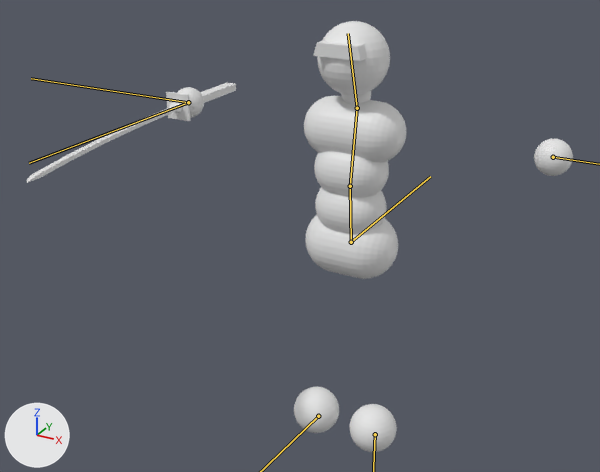
The glTF model assets/models/simple_combat_char.glb, before and after one commit.
Both versions are drawn from a 50 mm lens placed at (1.25, -2.66, 2.24), pointed at (-0.16, -0.1, 0.95). Arrows for +X, +Y and +Z are at lower left; the lights stay in place. The picture after the commit comes second. The bones that change are drawn over the model as lines.

In view in the first picture: 'Body', 'Sword'.
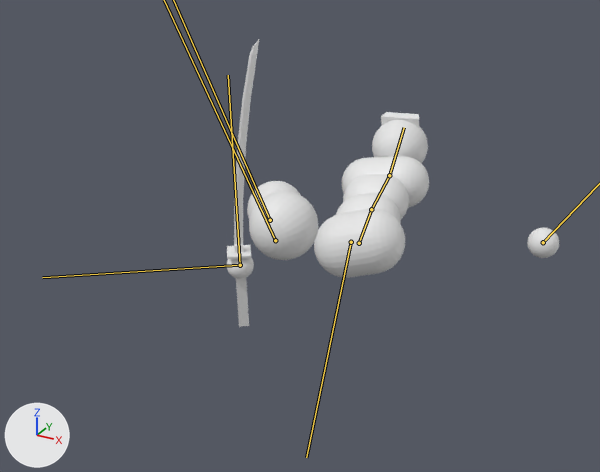
The newer file adds an action. The first version stands in its rest pose; the second is drawn at frame 10 of the action 'Jump_midair'.

Changed parts and their boxes [x1, y1, x2, y2] in the pictures (600 x 472 px):
'Body', posed (16% narrower, 61% shorter)
    before: [177, 21, 573, 452]
    after: [227, 112, 559, 279]
'Sword', posed (84% narrower, 185% taller)
    before: [27, 83, 236, 183]
    after: [227, 40, 259, 327]
bone 'Root bone', root to tip
    before: (351, 242) to (430, 176)
    after: (351, 242) to (306, 457)
bone 'Lower back', root to tip
    before: (351, 242) to (350, 186)
    after: (359, 243) to (371, 209)
bone 'Upper back', root to tip
    before: (350, 186) to (357, 108)
    after: (371, 209) to (389, 175)
bone 'Head', root to tip
    before: (357, 108) to (348, 33)
    after: (389, 175) to (404, 127)
bone 'Hand.R', root to tip
    before: (188, 102) to (31, 78)
    after: (240, 265) to (42, 277)
bone 'Sword attachment', root to tip
    before: (188, 102) to (29, 163)
    after: (240, 265) to (228, 75)

The edits, one by one:
Bone 'Root bone' (bone_root_bone) turns from (0, 0, 0) to (-114, 0, 0) degrees about its own x, y and z.
Bone 'Lower back' (bone_lower_back) moves from (0.0, 0.0, 0.0) to (0.0, 0.082, 0.008).
Bone 'Lower back' (bone_lower_back) turns from (0, 0, 0) to (-33, -20, -2) degrees about its own x, y and z.
Bone 'Upper back' (bone_upper_back) turns from (0, 0, 0) to (-11, 9, 2) degrees about its own x, y and z.
Bone 'Head' (bone_head) turns from (0, 0, 0) to (6, 7, 3) degrees about its own x, y and z.
Bone 'Hand.L' (bone_hand_l) moves from (0.0, 0.0, 0.0) to (-0.087, -0.081, -0.125).
Bone 'Hand.L' (bone_hand_l) turns from (0, 0, 0) to (-50, 28, 18) degrees about its own x, y and z.
Bone 'Foot.L' (bone_foot_l) moves from (0.0, 0.0, 0.0) to (-0.055, 0.022, 0.031).
Bone 'Foot.L' (bone_foot_l) turns from (0, 0, 0) to (-8, 8, 35) degrees about its own x, y and z.
Bone 'Hand.R' (bone_hand_r) moves from (0.0, 0.0, 0.0) to (-0.247, -0.131, -0.234).
Bone 'Hand.R' (bone_hand_r) turns from (0, 0, 0) to (-16, -23, 37) degrees about its own x, y and z.
Bone 'Foot.R' (bone_foot_r) moves from (0.0, 0.0, 0.0) to (-0.321, -0.131, -0.069).
Bone 'Foot.R' (bone_foot_r) turns from (0, 0, 0) to (-7, 0, -26) degrees about its own x, y and z.
Bone 'Sword attachment' (bone_sword_attachment) moves from (0.0, 0.0, 0.0) to (0.132, -0.234, 0.246).
Bone 'Sword attachment' (bone_sword_attachment) turns from (0, 0, 0) to (33, 30, 17) degrees about its own x, y and z.
